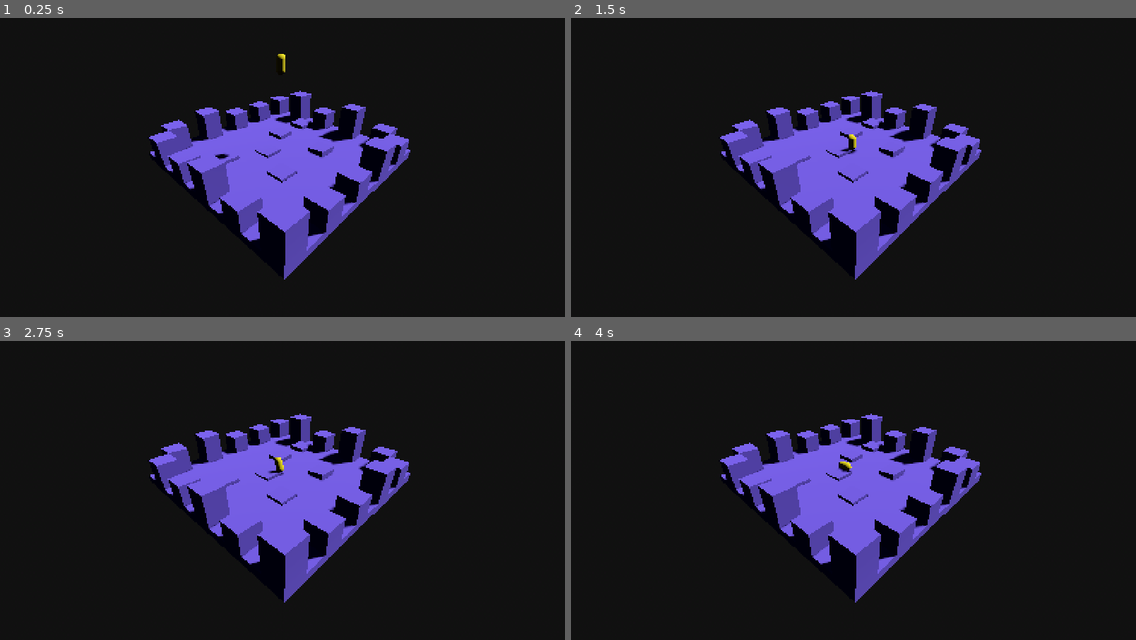
Above: before the commit, frames 1-4 (two rows, left to right).
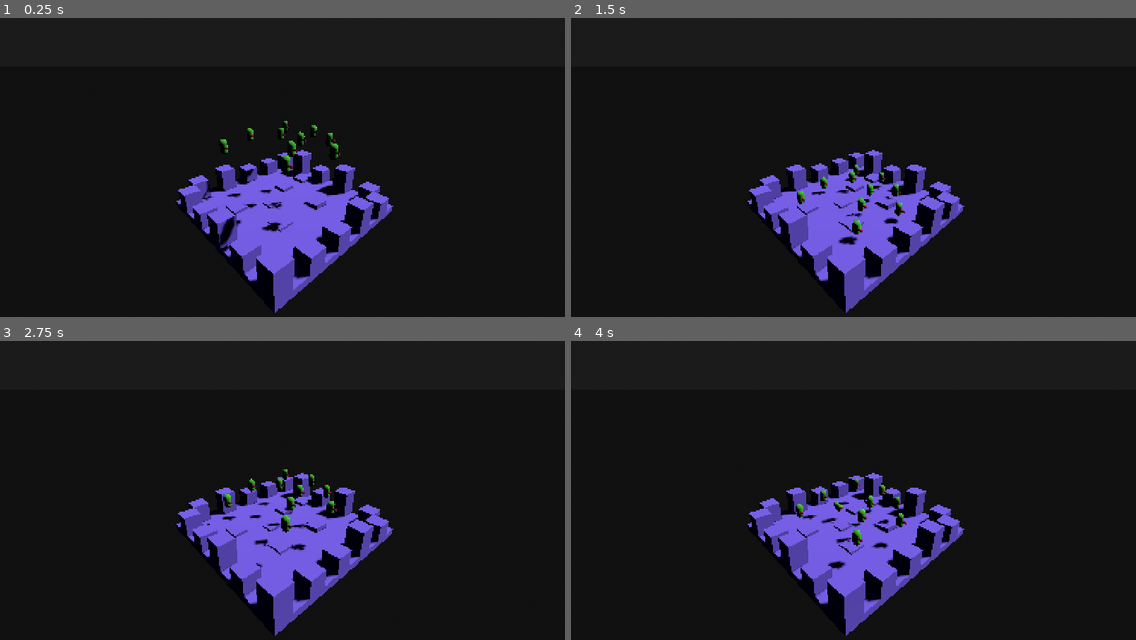
Above: after the commit, the same moments.

Repository: pensal/57.00-rocket-lander
Game: Godot game, scene res://scenes/rb_test.tscn
The game is run twice, just before and just after one commit, with the same random seed, the same clock (stepped at 60 frames per second) and the same inputs.
Inputs:
- Up to frame 1 (0.25 s): no input
- Up to frame 2 (1.5 s): no input
- Up to frame 3 (2.75 s): no input
- Up to frame 4 (4 s): no input

The runs differ from the first frame. In frame 1, 14% of the frame differs, in the area x 26-73%, y 12-99%; in frame 2, 14%; in frame 3, 14%; in frame 4, 14%, in the area x 26-73%, y 24-99%.

Commit message:
Added some rigid bodies

Diff:
--- a/scenes/rb_test.tscn
+++ b/scenes/rb_test.tscn
@@ -43,6 +43,9 @@
 [sub_resource type="StandardMaterial3D" id="StandardMaterial3D_1n7l0"]
 albedo_color = Color(0.4745098, 0.38431373, 0.9019608, 1)
 
+[sub_resource type="PhysicsMaterial" id="PhysicsMaterial_bklyy"]
+bounce = 0.8
+
 [sub_resource type="ConcavePolygonShape3D" id="ConcavePolygonShape3D_1n7l0"]
 data = PackedVector3Array(-9.599999, 0.5, 9.599999, -12, 0.5, 12, -12, 0.5, 9.599999, -12, 0.5, 12, -12, 0.5, 9.599999, …(60620 unchanged characters)…
 
@@ -60,12 +63,17 @@
 sky = SubResource("Sky_bklyy")
 glow_enabled = true
 
-[sub_resource type="StandardMaterial3D" id="StandardMaterial3D_bklyy"]
-albedo_color = Color(0.9607843, 0.9019608, 0.14509805, 1)
-
-[sub_resource type="CapsuleMesh" id="CapsuleMesh_tpvsb"]
-
 [sub_resource type="CapsuleShape3D" id="CapsuleShape3D_1n7l0"]
+
+[sub_resource type="CapsuleMesh" id="CapsuleMesh_rsvkh"]
+
+[sub_resource type="StandardMaterial3D" id="StandardMaterial3D_tpvsb"]
+albedo_color = Color(0.29495746, 0.7392058, 0.22209153, 1)
+
+[sub_resource type="CylinderMesh" id="CylinderMesh_tpvsb"]
+
+[sub_resource type="StandardMaterial3D" id="StandardMaterial3D_rsvkh"]
+albedo_color = Color(0.63382965, 0.020139687, 0.2670019, 1)
 
 [node name="RbTest" type="Node" unique_id=430648]
 
@@ -74,6 +82,7 @@
 surface_material_override/0 = SubResource("StandardMaterial3D_1n7l0")
 
 [node name="StaticBody3D" type="StaticBody3D" parent="Floor" unique_id=2030321789]
+physics_material_override = SubResource("PhysicsMaterial_bklyy")
 
 [node name="CollisionShape3D" type="CollisionShape3D" parent="Floor/StaticBody3D" unique_id=626192589]
 shape = SubResource("ConcavePolygonShape3D_1n7l0")
@@ -86,15 +95,155 @@
 shadow_enabled = true
 
 [node name="Camera3D" type="Camera3D" parent="." unique_id=39101087]
-transform = Transform3D(0.72057676, -0.39916816, 0.56695145, 0, 0.81766903, 0.57568866, -0.69337523, -0.4148279, 0.5891934, 18.083155, 14.711238, 18.511806)
+transform = Transform3D(0.6755907, -0.32030657, 0.6640641, 0, 0.9006982, 0.43444535, -0.73727703, -0.2935072, 0.6085032, 22.17355, 19.638727, 20.317343)
 fov = 70.0
 
-[node name="RigidBody3D_1" type="RigidBody3D" parent="." unique_id=91320103]
-transform = Transform3D(1, 0, 0, 0, 1, 0, 0, 0, 1, 0, 10.991861, 0)
-
-[node name="MeshInstance3D" type="MeshInstance3D" parent="RigidBody3D_1" unique_id=809072742]
-material_override = SubResource("StandardMaterial3D_bklyy")
-mesh = SubResource("CapsuleMesh_tpvsb")
-
-[node name="CollisionShape3D" type="CollisionShape3D" parent="RigidBody3D_1" unique_id=1058898458]
-shape = SubResource("CapsuleShape3D_1n7l0")
+[node name="RigidBody3D_1" type="RigidBody3D" parent="." unique_id=1095246598]
+transform = Transform3D(1, 0, 0, 0, 1, 0, 0, 0, 1, -6.0547714, 10.756958, -6.219047)
+
+[node name="CollisionShape3D" type="CollisionShape3D" parent="RigidBody3D_1" unique_id=1037801605]
+shape = SubResource("CapsuleShape3D_1n7l0")
+
+[node name="CapsuleMesh3D" type="MeshInstance3D" parent="RigidBody3D_1" unique_id=2018644585]
+mesh = SubResource("CapsuleMesh_rsvkh")
+surface_material_override/0 = SubResource("StandardMaterial3D_tpvsb")
+
+[node name="CylinderMesh3D" type="MeshInstance3D" parent="RigidBody3D_1" unique_id=88005295]
+transform = Transform3D(-1.3113417e-08, -0.3, 0, 0.3, -1.3113417e-08, 0, 0, 0, 0.3, 0.64250183, 0, 0.060302734)
+mesh = SubResource("CylinderMesh_tpvsb")
+surface_material_override/0 = SubResource("StandardMaterial3D_rsvkh")
+
+[node name="RigidBody3D_2" type="RigidBody3D" parent="." unique_id=204671941]
+transform = Transform3D(1, 0, 0, 0, 1, 0, 0, 0, 1, -0.80506146, 10.756958, -7.322048)
+
+[node name="CollisionShape3D" type="CollisionShape3D" parent="RigidBody3D_2" unique_id=1151206720]
+shape = SubResource("CapsuleShape3D_1n7l0")
+
+[node name="CapsuleMesh3D" type="MeshInstance3D" parent="RigidBody3D_2" unique_id=1672390343]
+mesh = SubResource("CapsuleMesh_rsvkh")
+surface_material_override/0 = SubResource("StandardMaterial3D_tpvsb")
+
+[node name="CylinderMesh3D" type="MeshInstance3D" parent="RigidBody3D_2" unique_id=27393834]
+transform = Transform3D(-1.3113417e-08, -0.3, 0, 0.3, -1.3113417e-08, 0, 0, 0, 0.3, 0.64250183, 0, 0.060302734)
+mesh = SubResource("CylinderMesh_tpvsb")
+surface_material_override/0 = SubResource("StandardMaterial3D_rsvkh")
+
+[node name="RigidBody3D_3" type="RigidBody3D" parent="." unique_id=1226028917]
+transform = Transform3D(1, 0, 0, 0, 1, 0, 0, 0, 1, -3.2222757, 10.756958, -2.6099162)
+
+[node name="CollisionShape3D" type="CollisionShape3D" parent="RigidBody3D_3" unique_id=1689070950]
+shape = SubResource("CapsuleShape3D_1n7l0")
+
+[node name="CapsuleMesh3D" type="MeshInstance3D" parent="RigidBody3D_3" unique_id=260584164]
+mesh = SubResource("CapsuleMesh_rsvkh")
+surface_material_override/0 = SubResource("StandardMaterial3D_tpvsb")
+
+[node name="CylinderMesh3D" type="MeshInstance3D" parent="RigidBody3D_3" unique_id=1849779917]
+transform = Transform3D(-1.3113417e-08, -0.3, 0, 0.3, -1.3113417e-08, 0, 0, 0, 0.3, 0.64250183, 0, 0.060302734)
+mesh = SubResource("CylinderMesh_tpvsb")
+surface_material_override/0 = SubResource("StandardMaterial3D_rsvkh")
+
+[node name="RigidBody3D_4" type="RigidBody3D" parent="." unique_id=784001459]
+transform = Transform3D(1, 0, 0, 0, 1, 0, 0, 0, 1, 0.9475193, 10.756958, -2.6099162)
+
+[node name="CollisionShape3D" type="CollisionShape3D" parent="RigidBody3D_4" unique_id=436474534]
+shape = SubResource("CapsuleShape3D_1n7l0")
+
+[node name="CapsuleMesh3D" type="MeshInstance3D" parent="RigidBody3D_4" unique_id=263666791]
+mesh = SubResource("CapsuleMesh_rsvkh")
+surface_material_override/0 = SubResource("StandardMaterial3D_tpvsb")
+
+[node name="CylinderMesh3D" type="MeshInstance3D" parent="RigidBody3D_4" unique_id=89105971]
+transform = Transform3D(-1.3113417e-08, -0.3, 0, 0.3, -1.3113417e-08, 0, 0, 0, 0.3, 0.64250183, 0, 0.060302734)
+mesh = SubResource("CylinderMesh_tpvsb")
+surface_material_override/0 = SubResource("StandardMaterial3D_rsvkh")
+
+[node name="RigidBody3D_5" type="RigidBody3D" parent="." unique_id=1607570394]
+transform = Transform3D(1, 0, 0, 0, 1, 0, 0, 0, 1, 3.0361824, 10.756958, 1.2956014)
+
+[node name="CollisionShape3D" type="CollisionShape3D" parent="RigidBody3D_5" unique_id=1756643743]
+shape = SubResource("CapsuleShape3D_1n7l0")
+
+[node name="CapsuleMesh3D" type="MeshInstance3D" parent="RigidBody3D_5" unique_id=1142514753]
+mesh = SubResource("CapsuleMesh_rsvkh")
+surface_material_override/0 = SubResource("StandardMaterial3D_tpvsb")
+
+[node name="CylinderMesh3D" type="MeshInstance3D" parent="RigidBody3D_5" unique_id=1731945439]
+transform = Transform3D(-1.3113417e-08, -0.3, 0, 0.3, -1.3113417e-08, 0, 0, 0, 0.3, 0.64250183, 0, 0.060302734)
+mesh = SubResource("CylinderMesh_tpvsb")
+surface_material_override/0 = SubResource("StandardMaterial3D_rsvkh")
+
+[node name="RigidBody3D_6" type="RigidBody3D" parent="." unique_id=1027333625]
+transform = Transform3D(1, 0, 0, 0, 1, 0, 0, 0, 1, -5.894883, 10.756958, 1.2956014)
+
+[node name="CollisionShape3D" type="CollisionShape3D" parent="RigidBody3D_6" unique_id=1690096295]
+shape = SubResource("CapsuleShape3D_1n7l0")
+
+[node name="CapsuleMesh3D" type="MeshInstance3D" parent="RigidBody3D_6" unique_id=2091264988]
+mesh = SubResource("CapsuleMesh_rsvkh")
+surface_material_override/0 = SubResource("StandardMaterial3D_tpvsb")
+
+[node name="CylinderMesh3D" type="MeshInstance3D" parent="RigidBody3D_6" unique_id=1310155620]
+transform = Transform3D(-1.3113417e-08, -0.3, 0, 0.3, -1.3113417e-08, 0, 0, 0, 0.3, 0.64250183, 0, 0.060302734)
+mesh = SubResource("CylinderMesh_tpvsb")
+surface_material_override/0 = SubResource("StandardMaterial3D_rsvkh")
+
+[node name="RigidBody3D_7" type="RigidBody3D" parent="." unique_id=1115301540]
+transform = Transform3D(1, 0, 0, 0, 1, 0, 0, 0, 1, -3.297226, 10.756958, 7.124829)
+
+[node name="CollisionShape3D" type="CollisionShape3D" parent="RigidBody3D_7" unique_id=1620591570]
+shape = SubResource("CapsuleShape3D_1n7l0")
+
+[node name="CapsuleMesh3D" type="MeshInstance3D" parent="RigidBody3D_7" unique_id=1646866548]
+mesh = SubResource("CapsuleMesh_rsvkh")
+surface_material_override/0 = SubResource("StandardMaterial3D_tpvsb")
+
+[node name="CylinderMesh3D" type="MeshInstance3D" parent="RigidBody3D_7" unique_id=1672001983]
+transform = Transform3D(-1.3113417e-08, -0.3, 0, 0.3, -1.3113417e-08, 0, 0, 0, 0.3, 0.64250183, 0, 0.060302734)
+mesh = SubResource("CylinderMesh_tpvsb")
+surface_material_override/0 = SubResource("StandardMaterial3D_rsvkh")
+
+[node name="RigidBody3D_8" type="RigidBody3D" parent="." unique_id=70703075]
+transform = Transform3D(1, 0, 0, 0, 1, 0, 0, 0, 1, 6.2824306, 10.756958, 5.2280965)
+
+[node name="CollisionShape3D" type="CollisionShape3D" parent="RigidBody3D_8" unique_id=778049852]
+shape = SubResource("CapsuleShape3D_1n7l0")
+
+[node name="CapsuleMesh3D" type="MeshInstance3D" parent="RigidBody3D_8" unique_id=1492170283]
+mesh = SubResource("CapsuleMesh_rsvkh")
+surface_material_override/0 = SubResource("StandardMaterial3D_tpvsb")
+
+[node name="CylinderMesh3D" type="MeshInstance3D" parent="RigidBody3D_8" unique_id=241151440]
+transform = Transform3D(-1.3113417e-08, -0.3, 0, 0.3, -1.3113417e-08, 0, 0, 0, 0.3, 0.64250183, 0, 0.060302734)
+mesh = SubResource("CylinderMesh_tpvsb")
+surface_material_override/0 = SubResource("StandardMaterial3D_rsvkh")
+
+[node name="RigidBody3D_9" type="RigidBody3D" parent="." unique_id=725927492]
+transform = Transform3D(1, 0, 0, 0, 1, 0, 0, 0, 1, 3.7478733, 10.756958, -5.4839396)
+
+[node name="CollisionShape3D" type="CollisionShape3D" parent="RigidBody3D_9" unique_id=837254860]
+shape = SubResource("CapsuleShape3D_1n7l0")
+
+[node name="CapsuleMesh3D" type="MeshInstance3D" parent="RigidBody3D_9" unique_id=1954759994]
+mesh = SubResource("CapsuleMesh_rsvkh")
+surface_material_override/0 = SubResource("StandardMaterial3D_tpvsb")
+
+[node name="CylinderMesh3D" type="MeshInstance3D" parent="RigidBody3D_9" unique_id=233557358]
+transform = Transform3D(-1.3113417e-08, -0.3, 0, 0.3, -1.3113417e-08, 0, 0, 0, 0.3, 0.64250183, 0, 0.060302734)
+mesh = SubResource("CylinderMesh_tpvsb")
+surface_material_override/0 = SubResource("StandardMaterial3D_rsvkh")
+
+[node name="RigidBody3D_10" type="RigidBody3D" parent="." unique_id=1051804321]
+transform = Transform3D(1, 0, 0, 0, 1, 0, 0, 0, 1, 7.314352, 10.756958, -1.6694865)
+
+[node name="CollisionShape3D" type="CollisionShape3D" parent="RigidBody3D_10" unique_id=1733945540]
+shape = SubResource("CapsuleShape3D_1n7l0")
+
+[node name="CapsuleMesh3D" type="MeshInstance3D" parent="RigidBody3D_10" unique_id=1547949954]
+mesh = SubResource("CapsuleMesh_rsvkh")
+surface_material_override/0 = SubResource("StandardMaterial3D_tpvsb")
+
+[node name="CylinderMesh3D" type="MeshInstance3D" parent="RigidBody3D_10" unique_id=1466181639]
+transform = Transform3D(-1.3113417e-08, -0.3, 0, 0.3, -1.3113417e-08, 0, 0, 0, 0.3, 0.64250183, 0, 0.060302734)
+mesh = SubResource("CylinderMesh_tpvsb")
+surface_material_override/0 = SubResource("StandardMaterial3D_rsvkh")
